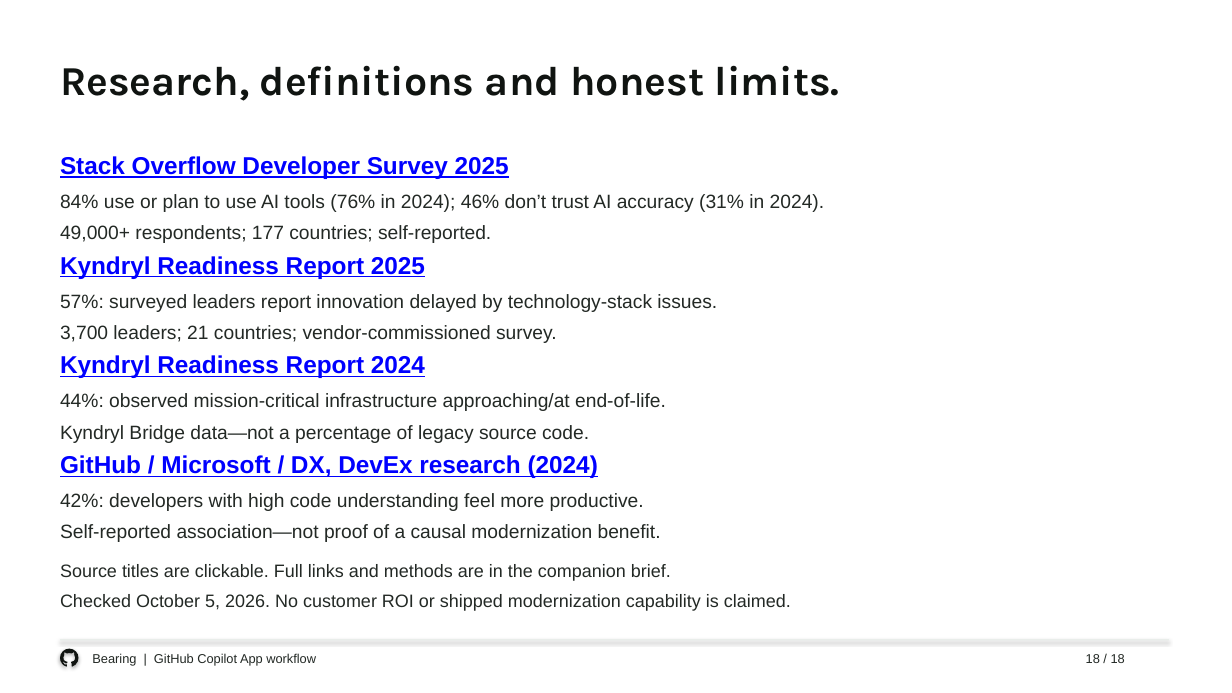
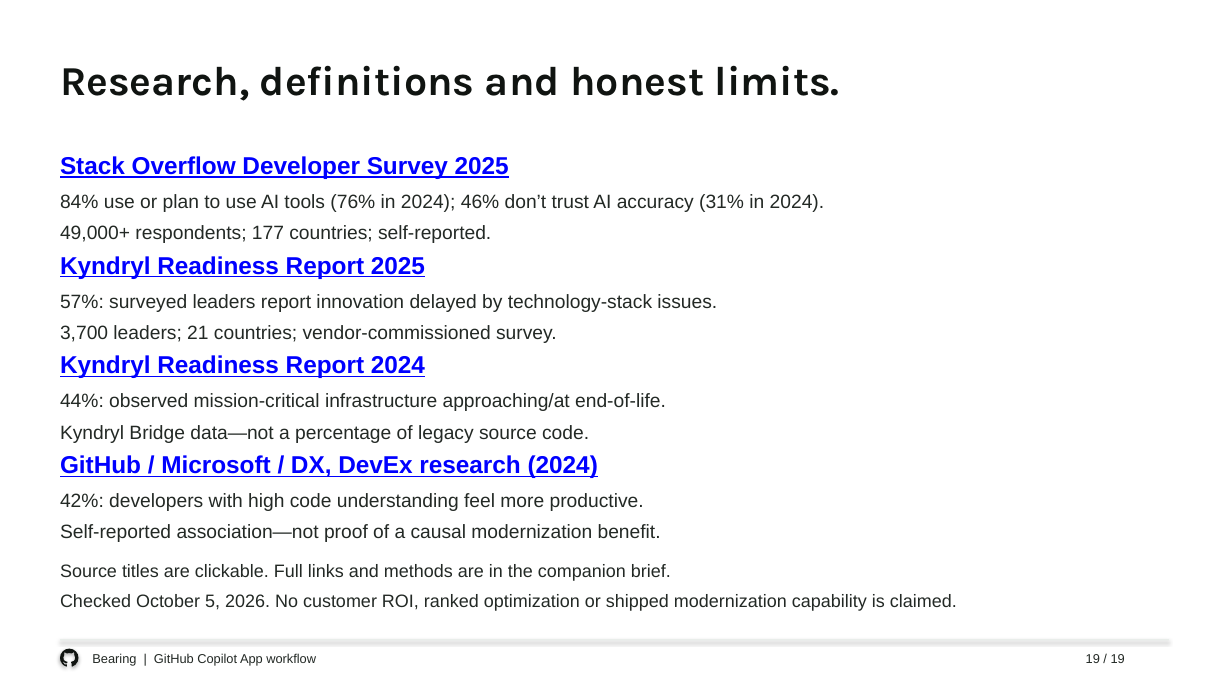
Before and after one commit to eltyagi/bearingV2, a slide deck: slide 19 of submission/bearing-enterprise-deck.pptx (slide 18 before the commit). Drawn at 1232x693 pixels with LibreOffice and Linux fonts; fonts in the diff are those of the drawing. Boxes give left, top, right and bottom in pixels: in the first picture for what was removed or moved away, otherwise in the second. Text is boxed around its words. In the diff, an @@ line names an element or a change of style, - is before the commit and + after.

```diff
--- a/submission/bearing-enterprise-deck.pptx
+++ b/submission/bearing-enterprise-deck.pptx
@@ text at <box>60,594,957,611</box>: text changed @@
-Checked October 5, 2026. No customer ROI or shipped modernization capability is claimed.
+Checked October 5, 2026. No customer ROI, ranked optimization or shipped modernization capability is claimed.
@@ text at <box>1086,654,1125,663</box>: text changed @@
-18 / 18
+19 / 19
```
Also in this commit, not shown: 17 other slides changed, 1 slide added, 2 other files.
